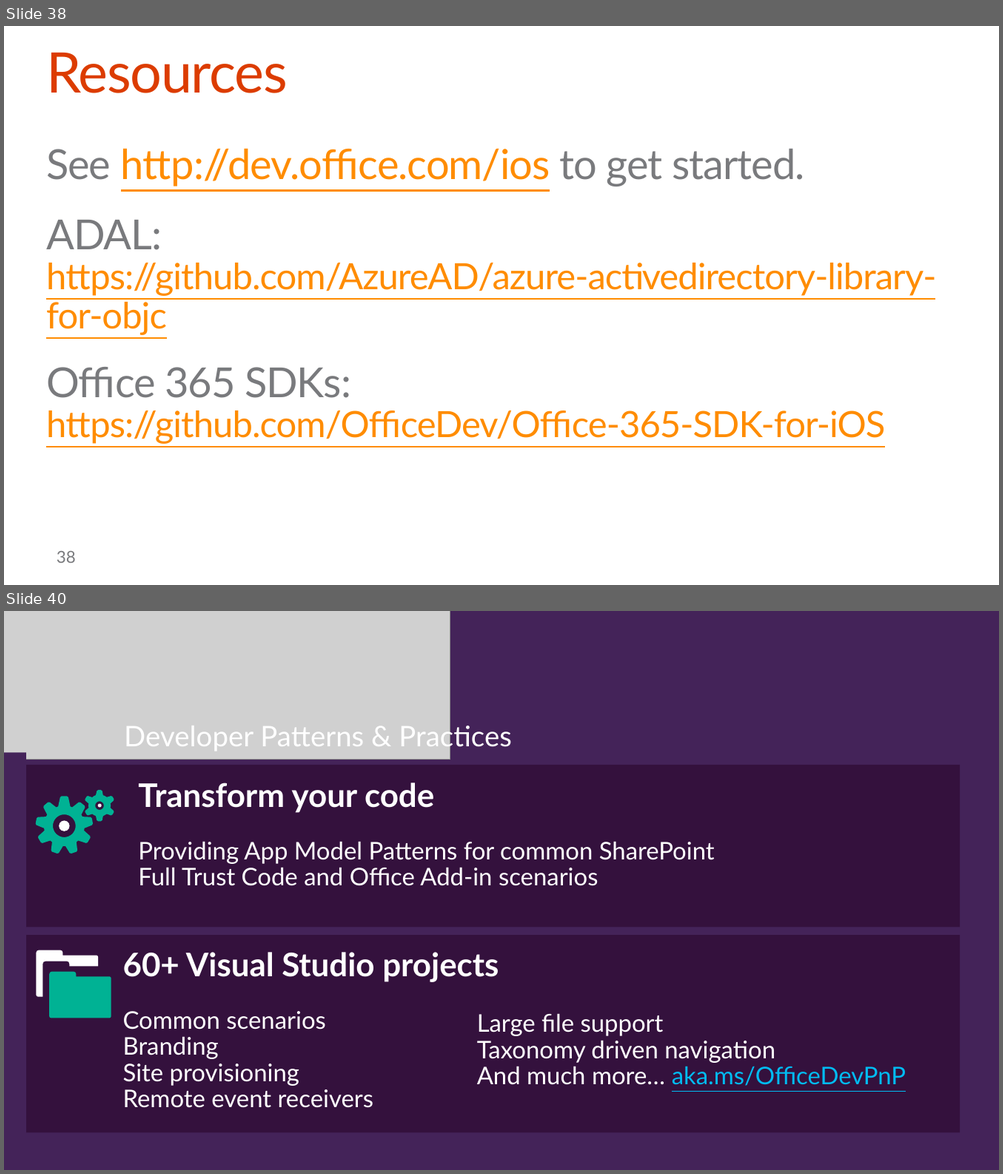
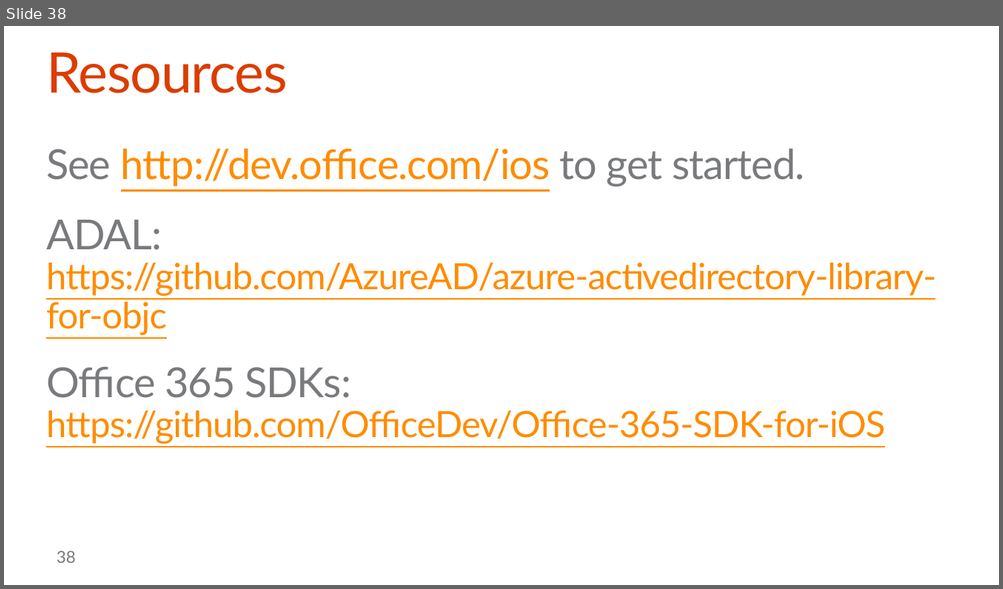
Before and after one commit to OfficeDev/TrainingContent, a slide deck: O3654/O3654-5 Native iOS Development with Office 365 APIs/O3654-5 Deep dive into native iOS Development with Office 365 APIs.PPTX. Shown one above the other, each under a label of ours: slides 38 and 40 before the commit, slide 38 after it; the slides between them are not shown. The pictures are 1003x1174 and 1003x589 pixels, drawn with LibreOffice and Linux fonts; fonts in the diff are those of the drawing; grey boxes stand for pictures; background and template pictures are left out. Boxes give left, top, right and bottom in pixels: in the first picture for what was removed or moved away, otherwise in the second. Text is boxed around its words. In the diff, an @@ line names an element or a change of style, - is before the commit and + after.

```diff
--- a/O3654/O3654-5 Native iOS Development with Office 365 APIs/O3654-5 Deep dive into native iOS Development with Office 365 APIs.PPTX
+++ b/O3654/O3654-5 Native iOS Development with Office 365 APIs/O3654-5 Deep dive into native iOS Development with Office 365 APIs.PPTX
@@ slide 40 removed at [4,611,999,1170], background #442359 @@
@@ picture removed at [4,611,450,760] @@
@@ text removed at [124,722,512,752] @@
-Developer Patterns & Practices
@@ rectangle removed at [4,753,25,1158] @@
@@ rectangle removed at [26,765,960,927] @@
@@ text removed at [138,783,714,886] @@
-Transform your code
-Providing App Model Patterns for common SharePoint
-Full Trust Code and Office Add-in scenarios
@@ group removed at [35,790,114,854]: 2 freeform shapes, 2 ellipses @@
@@ rectangle removed at [26,936,960,1133] @@
@@ freeform shape removed at [36,951,98,997] @@
@@ text removed at [123,952,498,1108] @@
-60+ Visual Studio projects
-Common scenarios
-Branding
-Site provisioning
-Remote event receivers
@@ freeform shape removed at [50,972,111,1019] @@
@@ text removed at [477,1014,905,1086] @@
-Large file support
-Taxonomy driven navigation
-And much more… aka.ms/OfficeDevPnP
```
Also in this commit, not shown: 3 slides added, 4 other slides removed, 5 other files.
